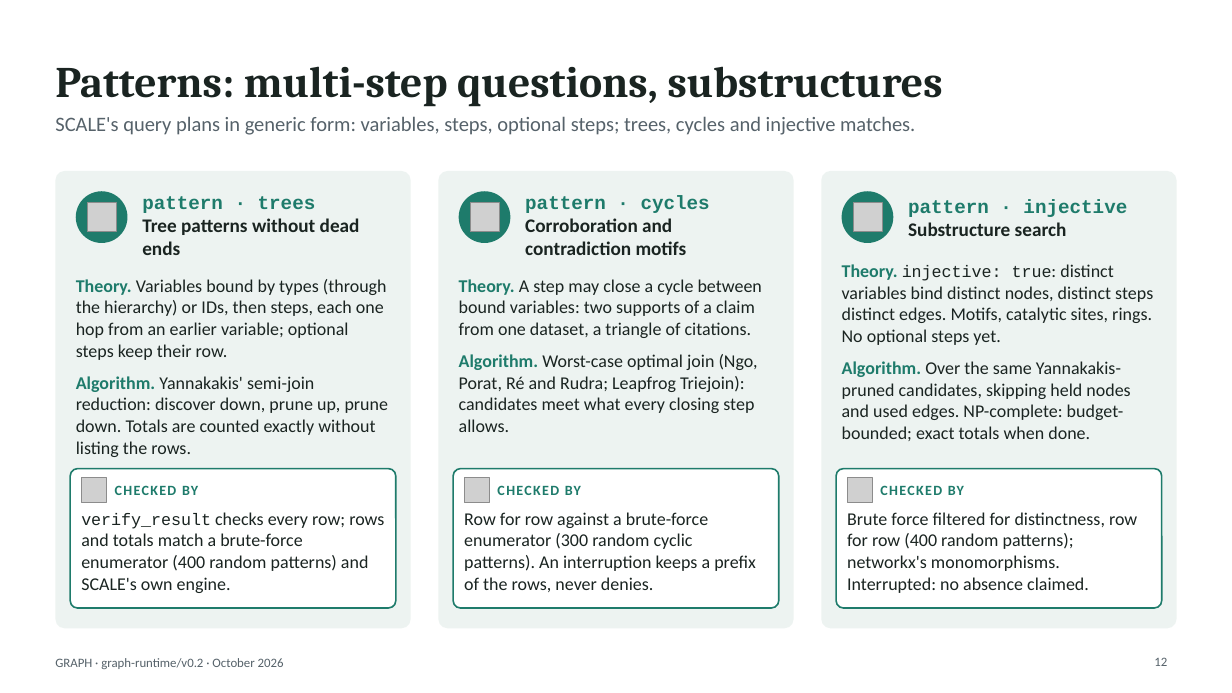
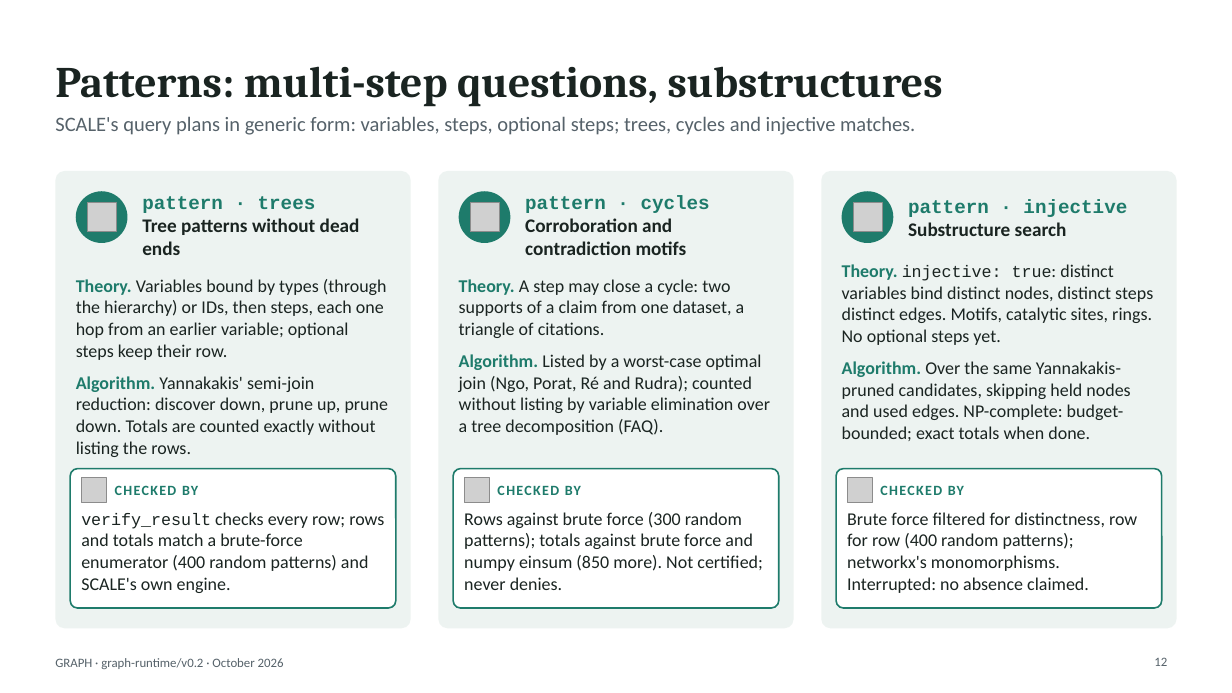
Before and after one commit to hlxin/graph, a slide deck: slide 12 of docs/GRAPH_slides.pptx. Drawn at 1232x693 pixels with LibreOffice and Linux fonts; fonts in the diff are those of the drawing; grey boxes stand for pictures. Boxes give left, top, right and bottom in pixels: in the first picture for what was removed or moved away, otherwise in the second. Text is boxed around its words. In the diff, an @@ line names an element or a change of style, - is before the commit and + after.

```diff
--- a/docs/GRAPH_slides.pptx
+++ b/docs/GRAPH_slides.pptx
@@ text at bbox=[459, 279, 770, 435]: text changed @@
-Theory. A step may close a cycle between bound variables: two supports of a claim from one dataset, a triangle of citations.
-Algorithm. Worst-case optimal join (Ngo, Porat, Ré and Rudra; Leapfrog Triejoin): candidates meet what every closing step allows.
+Theory. A step may close a cycle: two supports of a claim from one dataset, a triangle of citations.
+Algorithm. Listed by a worst-case optimal join (Ngo, Porat, Ré and Rudra); counted without listing by variable elimination over a tree decomposition (FAQ).
@@ text at bbox=[464, 512, 763, 590]: text changed @@
-Row for row against a brute-force enumerator (300 random cyclic patterns). An interruption keeps a prefix of the rows, never denies.
+Rows against brute force (300 random patterns); totals against brute force and numpy einsum (850 more). Not certified; never denies.
```
Also in this commit, not shown: 5 other slides changed, 1 other file.
